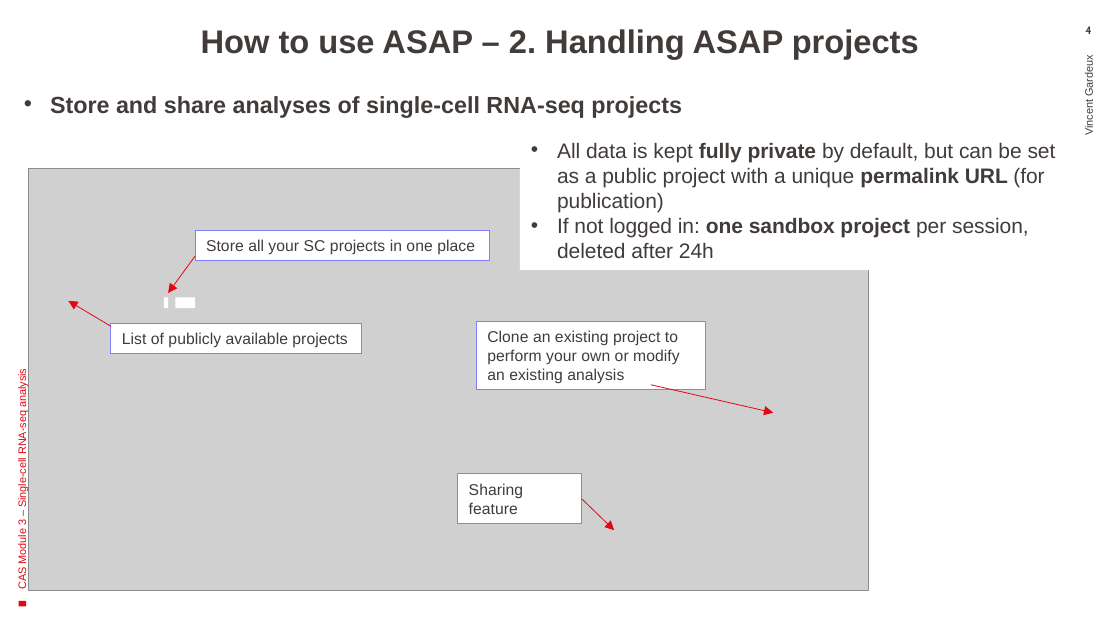
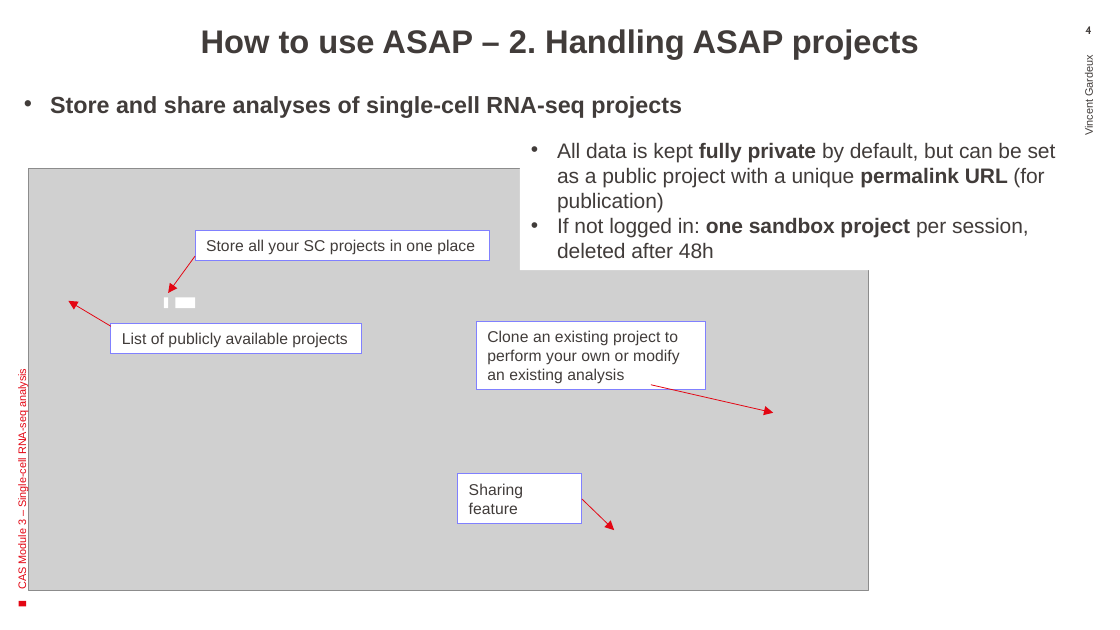
Before and after one commit to DeplanckeLab/CAS-scRNAseq-2025, a slide deck: slide 4 of 2025-04-11_CAS-UNIL_ASAP.pptx. Drawn at 1120x630 pixels with LibreOffice and Linux fonts; fonts in the diff are those of the drawing; grey boxes stand for pictures. Boxes give left, top, right and bottom in pixels: in the first picture for what was removed or moved away, otherwise in the second. Text is boxed around its words. In the diff, an @@ line names an element or a change of style, - is before the commit and + after.

```diff
--- a/2025-04-11_CAS-UNIL_ASAP.pptx
+++ b/2025-04-11_CAS-UNIL_ASAP.pptx
@@ text in rectangle at <box>557,217,1029,258</box>: text changed @@
-• If not logged in: one sandbox project per session, deleted after 24h
+• If not logged in: one sandbox project per session, deleted after 48h
```
Also in this commit, not shown: 4 other slides changed.
